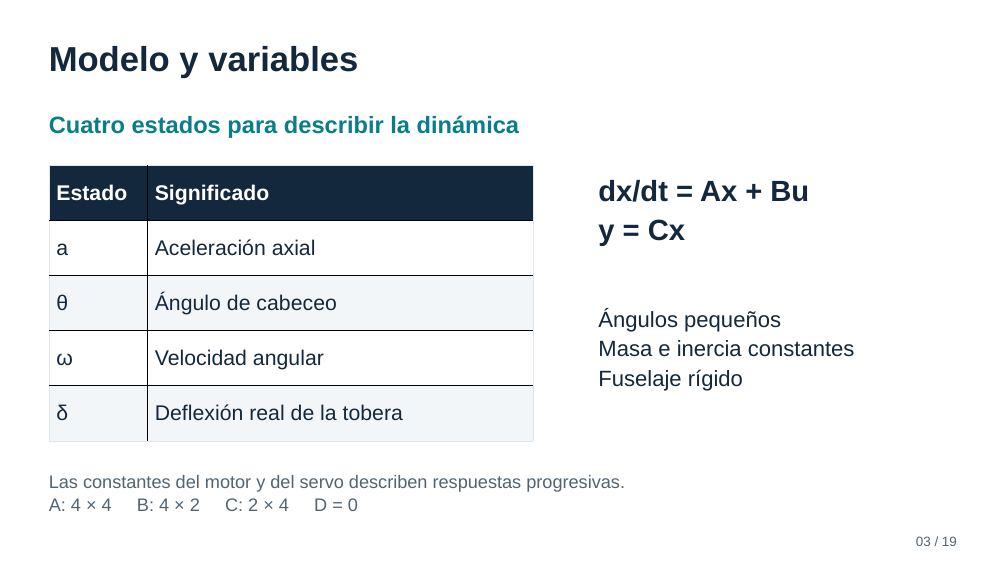
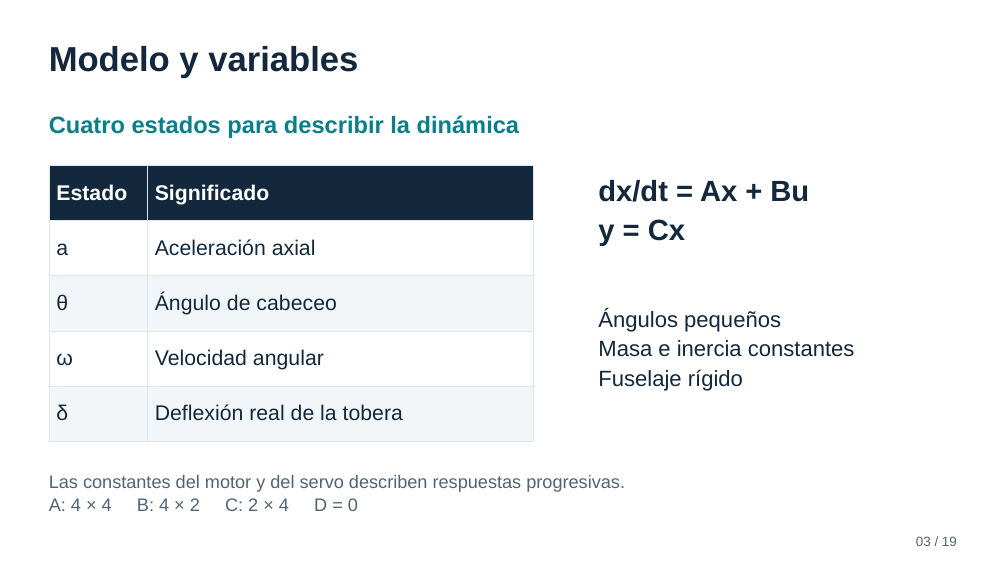
Before and after one commit to byronGalileo/TSII-Cohete-proyect, a slide deck: slide 3 of Proyecto_Cohete_ES.pptx. Drawn at 1008x567 pixels with LibreOffice and Linux fonts; fonts in the diff are those of the drawing. Boxes give left, top, right and bottom in pixels: in the first picture for what was removed or moved away, otherwise in the second. Text is boxed around its words. In the diff, an @@ line names an element or a change of style, - is before the commit and + after.

```diff
--- a/Proyecto_Cohete_ES.pptx
+++ b/Proyecto_Cohete_ES.pptx
@@ table at (x1=49, y1=166, x2=533, y2=442) @@
@@ borders changed @@
```
Also in this commit, not shown: 8 other slides changed, 4 slides removed, 1 other file.
